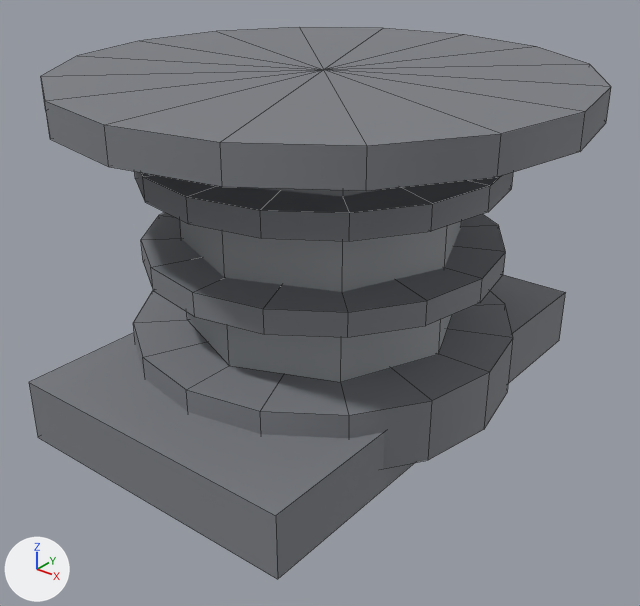
The OBJ model assets/models/equipment/cobretty_er1_reactor/LOD1/er1_heat_pipe_column.obj: old version first, new version second.
One viewpoint serves both versions: a 50 mm camera at (0.618, -0.779, 1.6) aimed at (0.018, -0.028, 1.134). Arrows for +X, +Y and +Z are at lower left; the lights stay in place. The picture after the commit comes second. Mesh edges are drawn as thin lines. Where no turn or scale is listed for an object, it has been applied to the vertices. Vertices at exactly the same position are counted once.

Before the edit, the objects in view are built like this:
```python
me_er1_heat_pipe_column = bpy.data.meshes.new('er1_heat_pipe_column')
me_er1_heat_pipe_column.from_pydata(...)  # 220 vertices, 254 faces; spans x -0.304..0.304, y -0.304..0.304, z 1.002..1.404
# faces by material slot: [230, 24]
me_er1_heat_pipe_column.materials.append(mat_eq_metal_band)  # grey #7c7e84
me_er1_heat_pipe_column.materials.append(mat_eq_metal_graphite)  # grey #9ea2a6
ob_er1_heat_pipe_column = bpy.data.objects.new('er1_heat_pipe_column', me_er1_heat_pipe_column)
ob_er1_heat_pipe_column.location = (0.0, 0.0, 0.0)
```
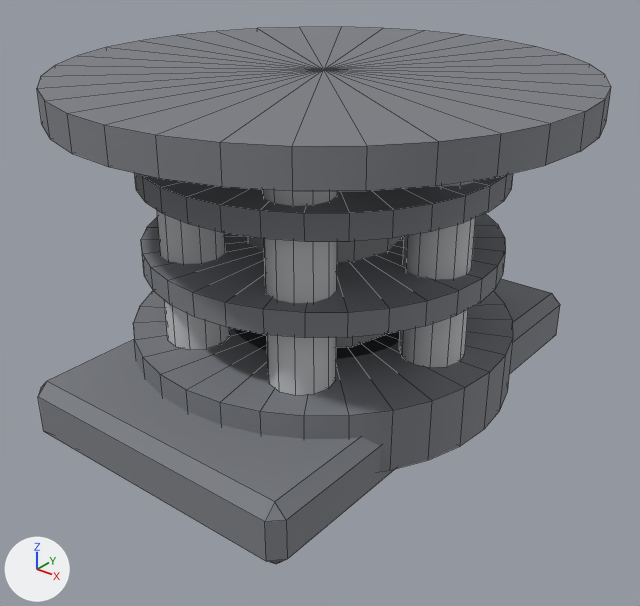
What differs and where, as boxes [x1, y1, x2, y2] in the pictures (640 x 606 px):
'er1_heat_pipe_column', reshaped
    before: [29, 27, 611, 579]
    after: [37, 27, 611, 564]
part 1 of me_er1_heat_pipe_column, added
    after: [399, 180, 476, 368]
part 2 of me_er1_heat_pipe_column, added
    after: [263, 189, 337, 395]
part 3 of me_er1_heat_pipe_column, added
    after: [157, 210, 230, 350]
part 4 of me_er1_heat_pipe_column, rebuilt (6% shorter)
    before: [29, 275, 566, 579]
    after: [38, 279, 560, 564]
part 5 of me_er1_heat_pipe_column, built on
    before: [180, 187, 461, 382]
    after: [37, 27, 611, 471]
part 6 of me_er1_heat_pipe_column, added
    after: [325, 70, 611, 177]
part 7 of me_er1_heat_pipe_column, added
    after: [324, 28, 536, 70]
part 8 of me_er1_heat_pipe_column, added
    after: [78, 31, 322, 70]
part 9 of me_er1_heat_pipe_column, added
    after: [45, 70, 323, 187]

The edits, one by one:
Material 'eq_steel' (mat_eq_steel) is new.
Its base color is (0.58, 0.59, 0.61) (light grey #c8cacd).
Its roughness is 0.654.
me_er1_heat_pipe_column is used by ob_er1_heat_pipe_column; location (0.0, 0.0, 0.0).
me_er1_heat_pipe_column had 220 vertices, 254 faces and spanned x -0.304..0.304, y -0.304..0.304, z 1.002..1.404.
me_er1_heat_pipe_column now has 592 vertices, 726 faces and spans x -0.304..0.304, y -0.304..0.304, z 1.002..1.404.
me_er1_heat_pipe_column part 1: a new loose piece, a 12-sided cylinder along z spanning x 0.122..0.197, y -0.037..0.037, z 1.104..1.367, in mat_eq_steel (light grey #c8cacd).
me_er1_heat_pipe_column part 2: a new loose piece, a 12-sided cylinder along z spanning x 0.042..0.117, y -0.175..-0.1, z 1.104..1.367, in mat_eq_steel (light grey #c8cacd).
me_er1_heat_pipe_column part 3: a new loose piece, a 12-sided cylinder along z spanning x -0.117..-0.042, y -0.175..-0.1, z 1.104..1.367, in mat_eq_steel (light grey #c8cacd).
me_er1_heat_pipe_column part 4: the loose piece of 8 vertices spanning x -0.187..0.187, y -0.304..0.304, z 1.002..1.076 is rebuilt with 24 vertices and now spans x -0.187..0.187, y -0.304..0.304, z 1.002..1.076.
me_er1_heat_pipe_column part 5: 16 vertices removed from x -0.168..0.168, y -0.168..0.168, z 1.104..1.367; 200 vertices added at x -0.253..0.253, y -0.253..0.253, z 1.03..1.404.
me_er1_heat_pipe_column part 6: 4 vertices added at x 0.298, y -0.059..0.059, z 1.367..1.404.
me_er1_heat_pipe_column part 7: 4 vertices added at x -0.059..0.059, y 0.298, z 1.367..1.404.
me_er1_heat_pipe_column part 8: 4 vertices added at x -0.298, y -0.059..0.059, z 1.367..1.404.
me_er1_heat_pipe_column part 9: 4 vertices added at x -0.059..0.059, y -0.298, z 1.367..1.404.
Other edits to the shape of me_er1_heat_pipe_column do not show in these pictures.
me_er1_heat_pipe_column gains material mat_eq_steel (light grey #c8cacd).
